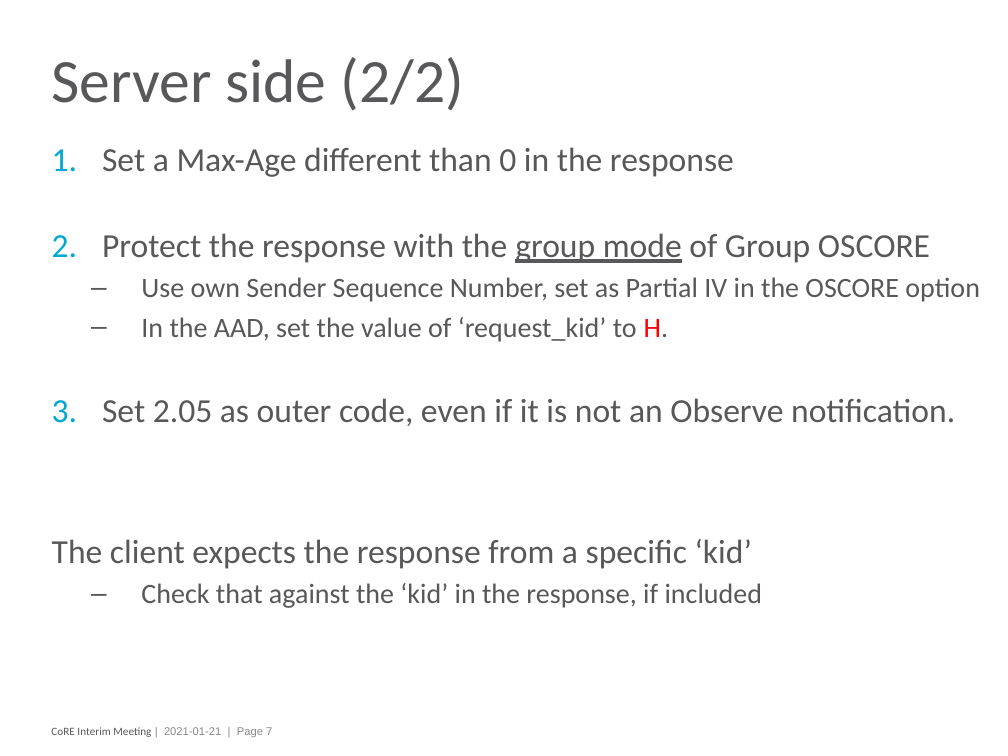
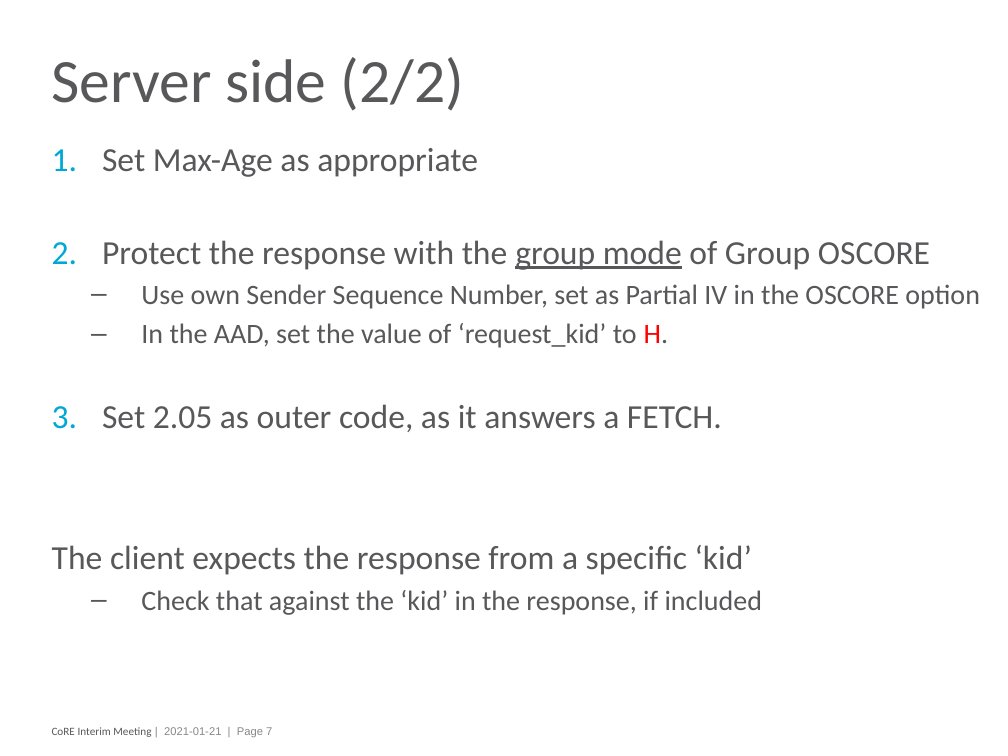
Before and after one commit to core-wg/cacheable-oscore, a slide deck: slide 7 of presentations/2021-01-21-interim/2021-01-21-core-cachable-oscore.pptx. Drawn at 1008x756 pixels with LibreOffice and Linux fonts; fonts in the diff are those of the drawing. Boxes give left, top, right and bottom in pixels: in the first picture for what was removed or moved away, otherwise in the second. Text is boxed around its words. In the diff, an @@ line names an element or a change of style, - is before the commit and + after.

```diff
--- a/presentations/2021-01-21-interim/2021-01-21-core-cachable-oscore.pptx
+++ b/presentations/2021-01-21-interim/2021-01-21-core-cachable-oscore.pptx
@@ text at <box>102,148,478,177</box>: text changed @@
-1. Set a Max-Age different than 0 in the response
+1. Set Max-Age as appropriate
@@ text at <box>102,404,722,432</box>: text changed @@
-3. Set 2.05 as outer code, even if it is not an Observe notification.
+3. Set 2.05 as outer code, as it answers a FETCH.
```
Also in this commit, not shown: 6 other slides changed, 1 slide added.
